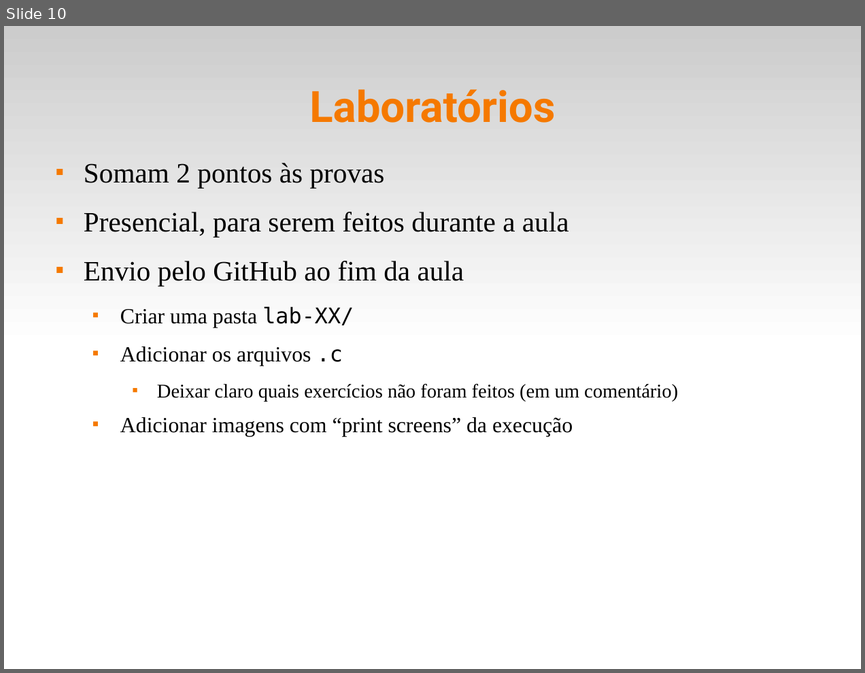
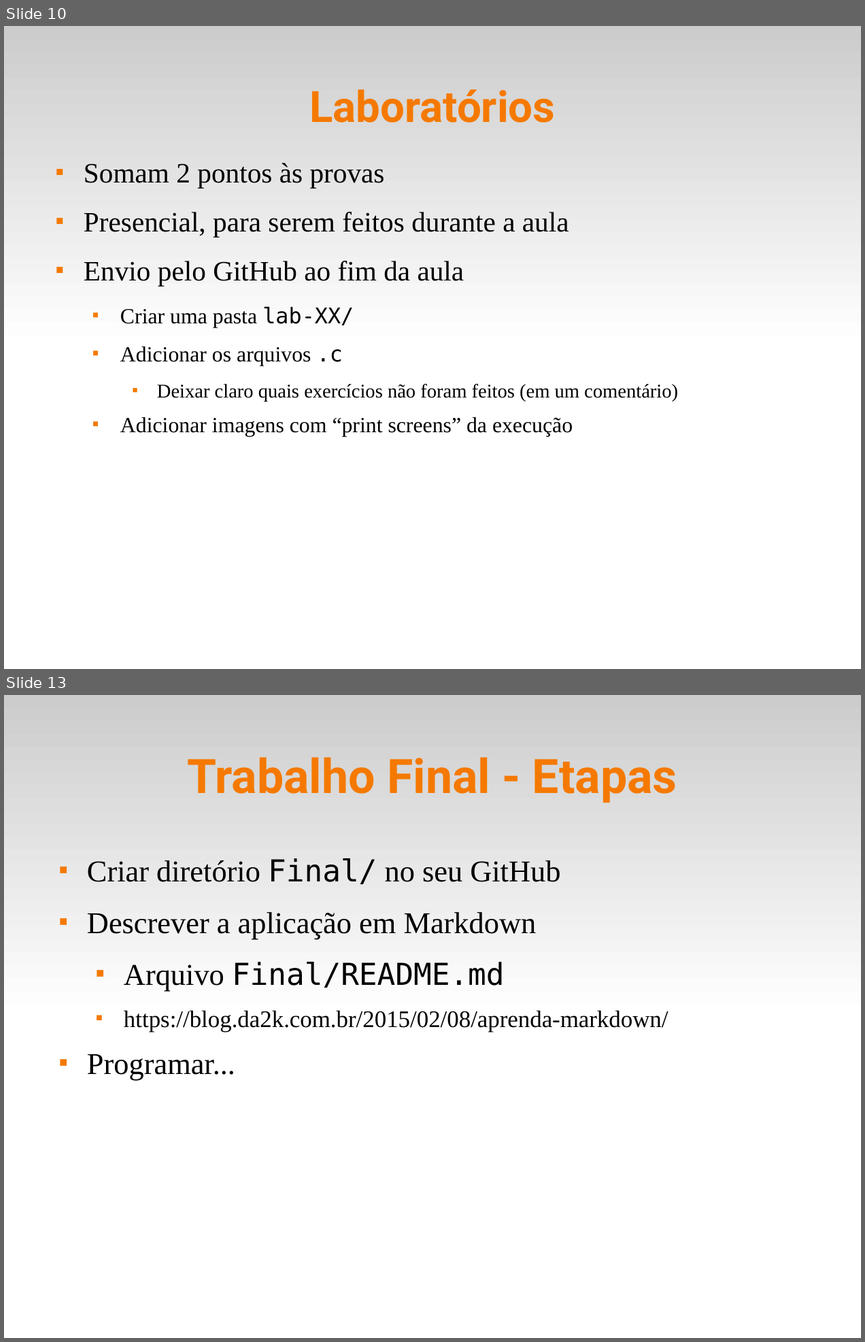
Before and after one commit to fsantanna-uerj/LP1, a slide deck: Slides/lp1-00-intro.odp. Shown one above the other, each under a label of ours: slide 10 before the commit, slides 10 and 13 after it; the slides between them are not shown. The pictures are 865x673 and 865x1342 pixels, drawn with LibreOffice and Linux fonts; fonts in the diff are those of the drawing. Boxes give left, top, right and bottom in pixels: in the first picture for what was removed or moved away, otherwise in the second. Text is boxed around its words. In the diff, an @@ line names an element or a change of style, - is before the commit and + after.

```diff
--- a/Slides/lp1-00-intro.odp
+++ b/Slides/lp1-00-intro.odp
@@ slide 13 added at bbox=[4, 695, 861, 1338], background #FFFFFF; not listed: 1 template element that a slide beside it also shows @@
@@ title added at bbox=[187, 757, 677, 802], 44 pt, text #F57900, bold @@
+Trabalho Final - Etapas
@@ text added at bbox=[87, 858, 668, 1080], 28 pt, text #000000 @@
+■ Criar diretório Final/ no seu GitHub
+■ Descrever a aplicação em Markdown
+  ■ Arquivo Final/README.md
+  ■ https://blog.da2k.com.br/2015/02/08/aprenda-markdown/
+■ Programar...
```
Also in this commit, not shown: 1 other slide added, 3 other files.
